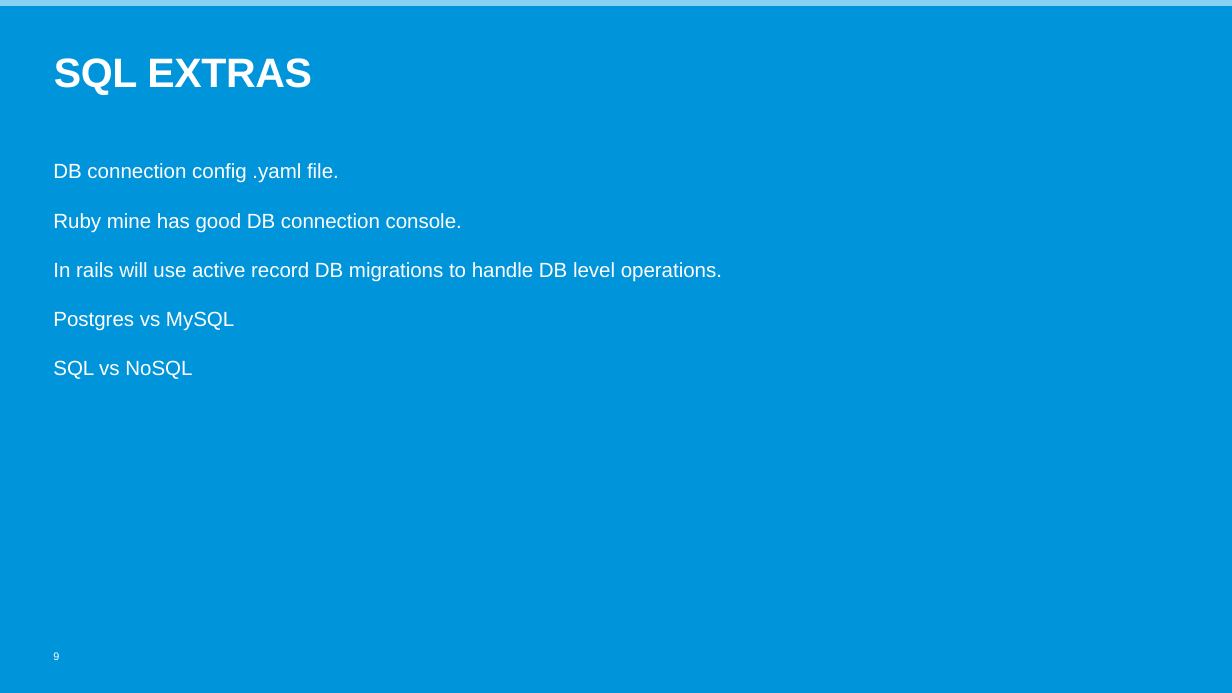
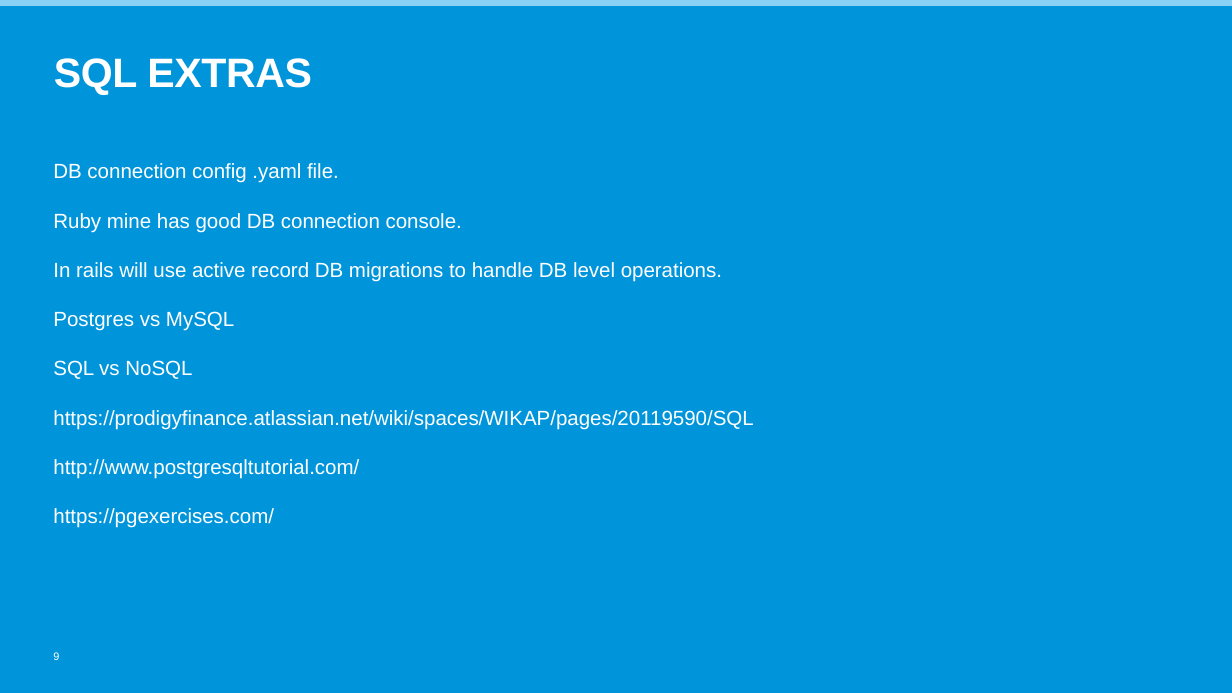
Before and after one commit to russellkgw/grad_sql, a slide deck: slide 9 of PowerpointTemplate_2017.pptx. Drawn at 1232x693 pixels with LibreOffice and Linux fonts; fonts in the diff are those of the drawing; background and template pictures are left out. Boxes give left, top, right and bottom in pixels: in the first picture for what was removed or moved away, otherwise in the second. Text is boxed around its words. In the diff, an @@ line names an element or a change of style, - is before the commit and + after.

Commit message:
update ppt

```diff
--- a/PowerpointTemplate_2017.pptx
+++ b/PowerpointTemplate_2017.pptx
@@ text at (x1=53, y1=410, x2=753, y2=528): paragraphs added @@
+https://prodigyfinance.atlassian.net/wiki/spaces/WIKAP/pages/20119590/SQL
+http://www.postgresqltutorial.com/
+https://pgexercises.com/
```
